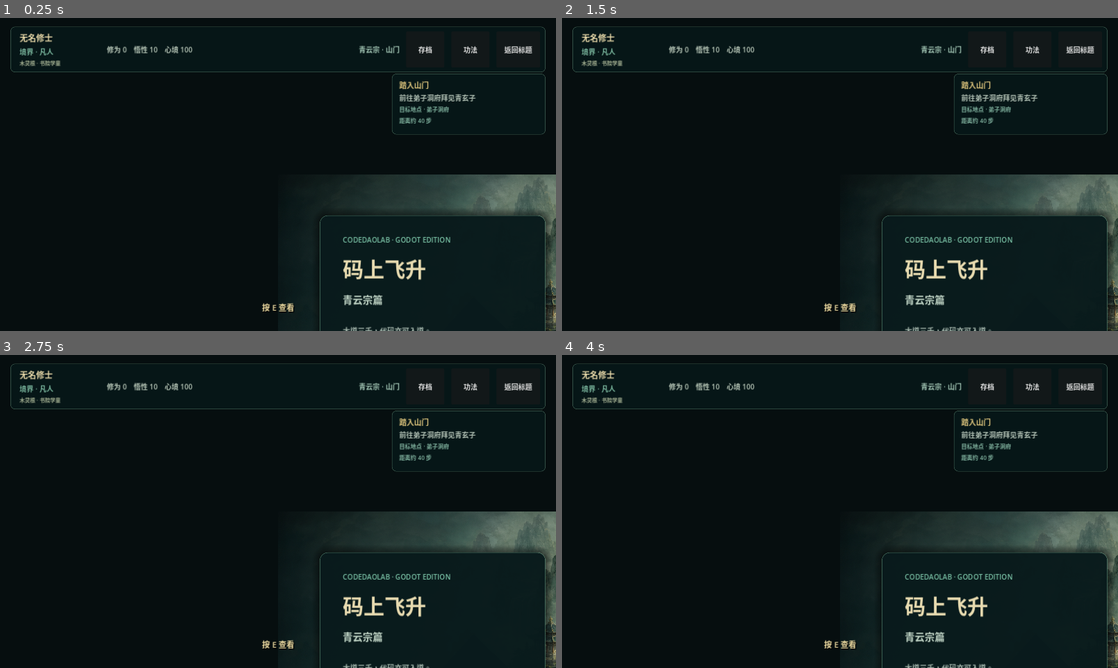
Above: before the commit, frames 1-4 (two rows, left to right).
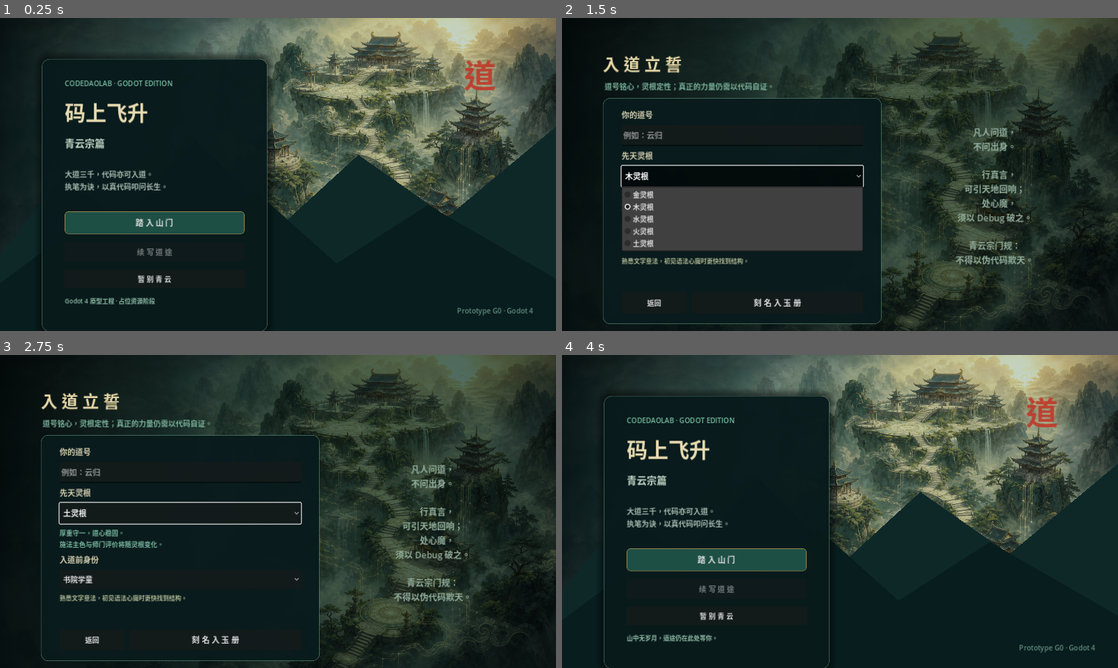
Above: after the commit, the same moments.

Repository: Hinln/CodeDaoLab
Game: Godot game, scene res://scenes/main/Main.tscn
Two runs of this game, one before a commit and one after it. Both use one fixed random seed, a clock stepped at 60 frames per second and the inputs below.
Inputs (mouse positions are in pixels of both pictures, inside the frame that each line leads up to):
- Up to frame 1 (0.25 s): no input
- Up to frame 2 (1.5 s): click (717, 221) at 0.5 s, where only the run after the commit has a clickable "踏 入 山 门"; click (739, 177) at 1.25 s, where only the run after the commit has a clickable "木灵根"
- Up to frame 3 (2.75 s): click (177, 580) at 2 s, where only the run after the commit has a clickable "书院学童"
- Up to frame 4 (4 s): click (739, 514) at 2.75 s, where only the run after the commit has a clickable "土灵根"; click (656, 639) at 3.5 s, where only the run after the commit has a clickable "返回"

The runs differ from the first frame. In frame 1, 41% of the frame differs, in the area x 0-100%, y 0-100%; in frame 2, 44%, in the area x 1-100%, y 0-100%; in frame 3, 36%; in frame 4, 41%.

Commit message:
fix(godot): isolate screen layers and bound the camera

Diff:
--- a/godot/scenes/actors/Player.tscn
+++ b/godot/scenes/actors/Player.tscn
@@ -18,3 +18,7 @@
 [node name="Camera2D" type="Camera2D" parent="."]
 position_smoothing_enabled = true
 position_smoothing_speed = 7.0
+limit_left = 0
+limit_top = 0
+limit_right = 1280
+limit_bottom = 720
--- /dev/null
+++ b/godot/scenes/tests/V02DisplaySmoke.tscn
@@ -0,0 +1,6 @@
+[gd_scene load_steps=2 format=3]
+
+[ext_resource type="Script" path="res://scripts/tests/v02_display_smoke.gd" id="1_test"]
+
+[node name="V02DisplaySmoke" type="Node"]
+script = ExtResource("1_test")
--- /dev/null
+++ b/godot/scripts/tests/v02_display_smoke.gd
@@ -0,0 +1,39 @@
+extends Node
+
+var failures: Array[String] = []
+
+
+func _ready() -> void:
+	await get_tree().process_frame
+	var main: Node = load("res://scenes/main/Main.tscn").instantiate()
+	add_child(main)
+	await get_tree().process_frame
+	var world: Node2D = main.get_node("QingyunSect")
+	var camera: Camera2D = world.get_node("Player/Camera2D")
+	var hud: CanvasLayer = world.get_node("Hud")
+	_check(main.get_node("TitleScreen").visible, "title screen is visible at boot")
+	_check(not camera.enabled, "hidden world camera cannot transform the title canvas")
+	_check(not hud.visible, "hidden world HUD cannot leak onto the title screen")
+	_check(camera.limit_left == 0 and camera.limit_top == 0 and camera.limit_right == 1280 and camera.limit_bottom == 720, "camera is bounded to the 1280x720 world")
+	main._on_new_game_requested()
+	_check(main.get_node("CharacterCreation").visible and not hud.visible, "character creation remains isolated from world layers")
+	main._on_character_created("满屏修士", "wood", "academy")
+	_check(world.visible and camera.enabled and hud.visible, "entering the world enables camera and HUD together")
+	_check(not main.get_node("TitleScreen").visible and not main.get_node("CharacterCreation").visible, "menu canvases are hidden during play")
+	main._show_title()
+	_check(not camera.enabled and not hud.visible and main.get_node("TitleScreen").visible, "returning to title disables all world canvas effects")
+	main.queue_free()
+	if failures.is_empty():
+		print("V02_DISPLAY_PASS: camera bounds and screen-layer isolation prevent clipping")
+		get_tree().quit(0)
+	else:
+		for failure in failures:
+			push_error(failure)
+		get_tree().quit(1)
+
+
+func _check(condition: bool, label: String) -> void:
+	if condition:
+		print("[PASS] ", label)
+	else:
+		failures.append("[FAIL] " + label)
--- a/godot/scripts/world/qingyun_sect.gd
+++ b/godot/scripts/world/qingyun_sect.gd
@@ -18,6 +18,8 @@
 @onready var npc_container: Node2D = $NpcActors
 @onready var boss_arena: CanvasLayer = $BugBossArena
 @onready var atmosphere: Node2D = $WorldAtmosphere
+@onready var camera: Camera2D = $Player/Camera2D
+@onready var canvas_layers: Array[CanvasLayer] = [$Hud, $DialoguePanel, $CodeChallengePanel, $TechniquePanel, $BugBossArena, $ChapterCompletePanel]
 var locations: Array = []
 var location_positions: Dictionary = {}
 var nearest_location: Dictionary = {}
@@ -41,12 +43,17 @@
 	EventBus.quest_changed.connect(_update_quest)
 	set_process(false)
 	player.set_control_enabled(false)
+	camera.enabled = false
+	_set_canvas_layers_visible(false)
 	queue_redraw()
 
 
 func enter_world(restoring: bool) -> void:
 	visible = true
 	world_active = true
+	camera.enabled = true
+	camera.reset_smoothing()
+	_set_canvas_layers_visible(true)
 	set_process(true)
 	player.set_control_enabled(true)
 	var saved_position: Dictionary = GameState.player.get("position", {})
@@ -70,7 +77,14 @@
 	world_active = false
 	set_process(false)
 	player.set_control_enabled(false)
+	camera.enabled = false
+	_set_canvas_layers_visible(false)
 	visible = false
+
+
+func _set_canvas_layers_visible(value: bool) -> void:
+	for layer in canvas_layers:
+		layer.visible = value
 
 
 func _process(delta: float) -> void:
Not shown, added: godot/scripts/tests/v02_display_smoke.gd.uid
Not shown, changed: godot/DEVLOG.md
Not shown, changed: godot/README.md
Not shown, changed: godot/docs/ACCEPTANCE.md
Not shown, changed: godot/docs/RELEASE.md
Not shown, changed: godot/docs/TEST_REPORT.md
Not shown, changed: godot/scripts/run_tests.ps1
